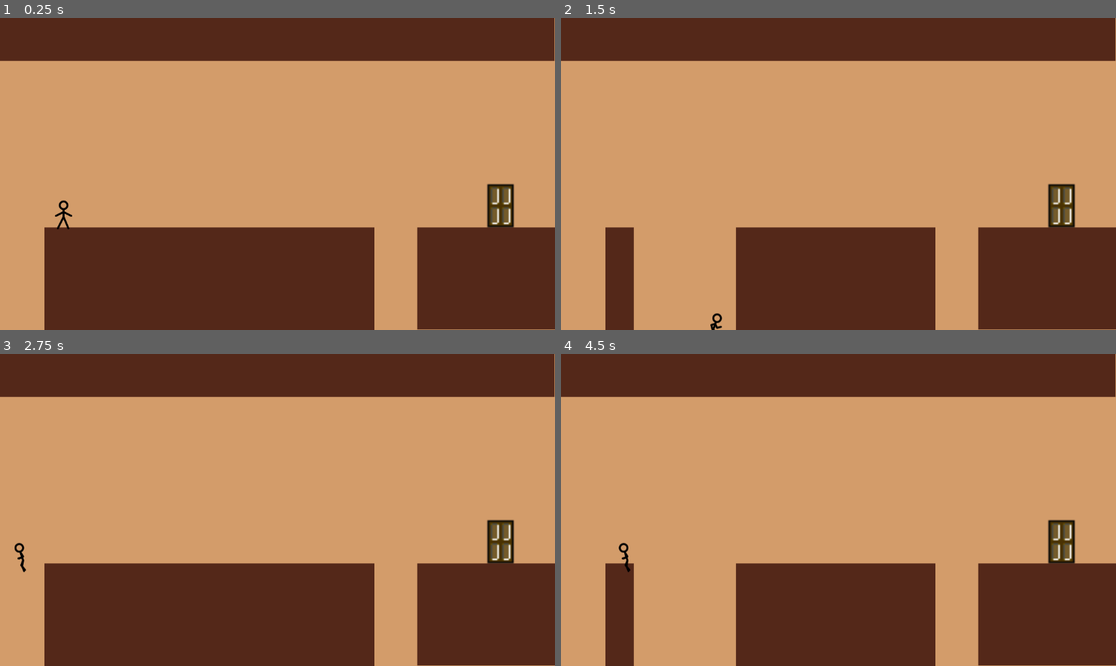
Above: before the commit, frames 1-4 (two rows, left to right).
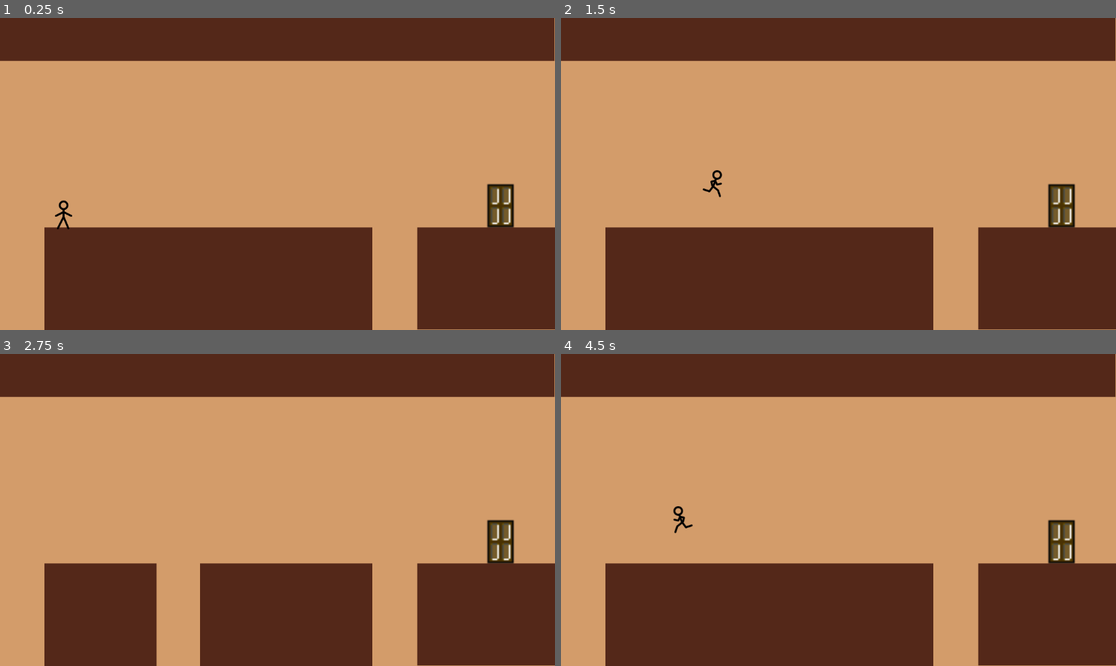
Above: after the commit, the same moments.

Repository: Kaylico/Only_One_Road
Game: Godot game, scene res://main.tscn
Same seed, same stepped clock (60 frames per second), same inputs: the game is played once before the commit and once after it.
Inputs:
- Up to frame 1 (0.25 s): no input
- Up to frame 2 (1.5 s): tap Enter at 0.5 s; hold Right (ui_right) from 0.53 s (still down); tap Up (ui_up) at 0.77 s
- Up to frame 3 (2.75 s): tap Up (ui_up) at 1.52 s; release Right (ui_right) at 2.03 s; hold Left (ui_left) from 2.03 s (still down)
- Up to frame 4 (4.5 s): release Left (ui_left) at 2.78 s; hold Right (ui_right) 2.78-4.28 s; tap Up (ui_up) at 3.02, 3.77 s; hold Left (ui_left) from 4.28 s (still down)

The runs differ from the first frame. In frame 1, 0.1% of the frame differs, in the area x 67-68%, y 67-100%; in frame 2, 6.3%; in frame 3, 2.8%; in frame 4, 6.4%, in the area x 10-68%, y 48-100%.

Commit message:
Refactored ground elements in main scene: split Ground2 into Ground2Left, Ground2Hole, and Ground2Right with updated properties and collision shapes. Adjusted tweening logic for new ground structure.

Diff:
--- a/main.tscn
+++ b/main.tscn
@@ -18,12 +18,13 @@
 var game_won := false
 
 @onready var player            = $Player
-@onready var ground2           = $Ground2
+@onready var ground2_left      = $Ground2Left
+@onready var ground2_hole      = $Ground2Hole
+@onready var ground2_right     = $Ground2Right
 @onready var ground3           = $Ground3
 @onready var trigger           = $GapTrigger
-@onready var ground2_collision = $Ground2/CollisionShape2D
-@onready var hole_trigger      = $Ground2/HoleTrigger
-@onready var hole_sprite       = $Ground2/HoleSprite
+@onready var hole_trigger      = $Ground2Hole/HoleTrigger
+@onready var hole_sprite       = $Ground2Hole/HoleSprite
 @onready var door              = $Door
 @onready var door_sprite       = $Door/Sprite2D
 
@@ -37,11 +38,19 @@
 		return
 	moved = true
 	var tw = get_tree().create_tween()
-	tw.tween_property(ground2, \"position:x\",
-		ground2.position.x + shift_distance_1,
-		tween_time
-	)
-	tw.tween_property(ground3, \"position:x\",
+	tw.tween_property(ground2_left, \"position:x\",
+		ground2_left.position.x + shift_distance_1,
+		tween_time
+	)
+	tw.parallel().tween_property(ground2_hole, \"position:x\",
+		ground2_hole.position.x + shift_distance_1,
+		tween_time
+	)
+	tw.parallel().tween_property(ground2_right, \"position:x\",
+		ground2_right.position.x + shift_distance_1,
+		tween_time
+	)
+	tw.parallel().tween_property(ground3, \"position:x\",
 		ground3.position.x + shift_distance_2,
 		tween_time
 	)
@@ -49,8 +58,7 @@
 func _on_hole_trigger_body_entered(body: Node) -> void:
 	if body != player:
 		return
-	ground2_collision.set_deferred(\"disabled\", true)
-	hole_sprite.visible = true
+	hole_sprite.visible = false
 	hole_trigger.queue_free()
 
 func _on_door_body_entered(body: Node) -> void:
@@ -71,11 +79,17 @@
 [sub_resource type="RectangleShape2D" id="RectangleShape2D_h2yge"]
 size = Vector2(1148.8, 83.5)
 
-[sub_resource type="RectangleShape2D" id="RectangleShape2D_272bh"]
-size = Vector2(678.5, 210)
+[sub_resource type="RectangleShape2D" id="RectangleShape2D_ground2_left"]
+size = Vector2(233, 210)
+
+[sub_resource type="RectangleShape2D" id="RectangleShape2D_hole"]
+size = Vector2(120, 218)
 
 [sub_resource type="RectangleShape2D" id="RectangleShape2D_kek77"]
 size = Vector2(44.5, 5.5)
+
+[sub_resource type="RectangleShape2D" id="RectangleShape2D_ground2_right"]
+size = Vector2(358, 213)
 
 [sub_resource type="GDScript" id="GDScript_7mycd"]
 
@@ -144,32 +158,52 @@
 offset_bottom = 89.0
 color = Color(0.329384, 0.156731, 0.100474, 1)
 
-[node name="Ground2" type="StaticBody2D" parent="UILayer/Level"]
-
-[node name="CollisionShape2D" type="CollisionShape2D" parent="UILayer/Level/Ground2"]
-position = Vector2(433.75, 542)
-shape = SubResource("RectangleShape2D_272bh")
-
-[node name="ColorRect" type="ColorRect" parent="UILayer/Level/Ground2"]
-offset_left = 92.0
+[node name="Ground2Left" type="StaticBody2D" parent="UILayer/Level"]
+position = Vector2(92, 0)
+
+[node name="CollisionShape2D" type="CollisionShape2D" parent="UILayer/Level/Ground2Left"]
+position = Vector2(116.5, 542)
+shape = SubResource("RectangleShape2D_ground2_left")
+
+[node name="ColorRect" type="ColorRect" parent="UILayer/Level/Ground2Left"]
 offset_top = 435.0
-offset_right = 777.0
+offset_right = 233.0
 offset_bottom = 648.0
 color = Color(0.329384, 0.156731, 0.100474, 1)
 
-[node name="HoleTrigger" type="Area2D" parent="UILayer/Level/Ground2"]
-
-[node name="CollisionShape2D" type="CollisionShape2D" parent="UILayer/Level/Ground2/HoleTrigger"]
-position = Vector2(205.75, 432.75)
+[node name="Ground2Hole" type="StaticBody2D" parent="UILayer/Level"]
+position = Vector2(323.5, 541)
+
+[node name="CollisionShape2D" type="CollisionShape2D" parent="UILayer/Level/Ground2Hole"]
+position = Vector2(65.5, 541)
+shape = SubResource("RectangleShape2D_hole")
+
+[node name="HoleTrigger" type="Area2D" parent="UILayer/Level/Ground2Hole"]
+
+[node name="CollisionShape2D" type="CollisionShape2D" parent="UILayer/Level/Ground2Hole/HoleTrigger"]
+position = Vector2(0, -108.25)
 shape = SubResource("RectangleShape2D_kek77")
 
-[node name="HoleSprite" type="ColorRect" parent="UILayer/Level/Ground2"]
-visible = false
-offset_left = 151.0
-offset_top = 432.0
-offset_right = 363.0
-offset_bottom = 650.0
-color = Color(0.827451, 0.611765, 0.415686, 1)
+[node name="HoleSprite" type="ColorRect" parent="UILayer/Level/Ground2Hole"]
+offset_left = -0.5
+offset_top = -106.0
+offset_right = 349.5
+offset_bottom = 107.0
+color = Color(0.329384, 0.156731, 0.100474, 1)
+
+[node name="Ground2Right" type="StaticBody2D" parent="UILayer/Level"]
+position = Vector2(565, 541)
+
+[node name="CollisionShape2D" type="CollisionShape2D" parent="UILayer/Level/Ground2Right"]
+position = Vector2(29, 0)
+shape = SubResource("RectangleShape2D_ground2_right")
+
+[node name="ColorRect" type="ColorRect" parent="UILayer/Level/Ground2Right"]
+offset_left = -150.0
+offset_top = -106.0
+offset_right = 208.0
+offset_bottom = 107.0
+color = Color(0.329384, 0.156731, 0.100474, 1)
 
 [node name="Ground3" type="StaticBody2D" parent="UILayer/Level"]
 script = SubResource("GDScript_7mycd")
Not shown: 1 places in main.tscn that only renumber resources
